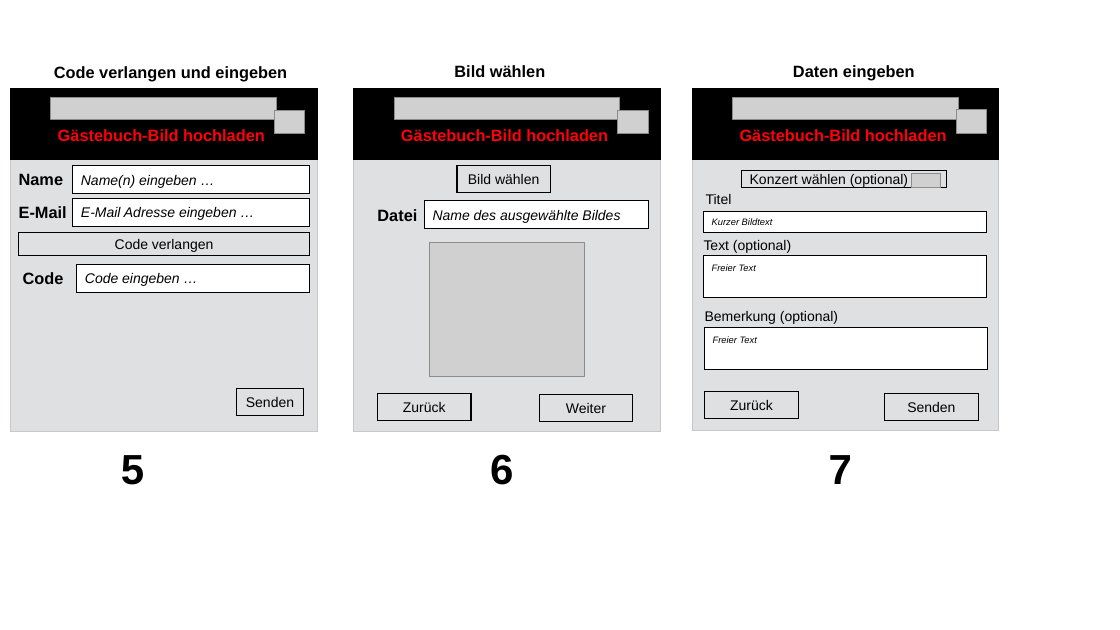
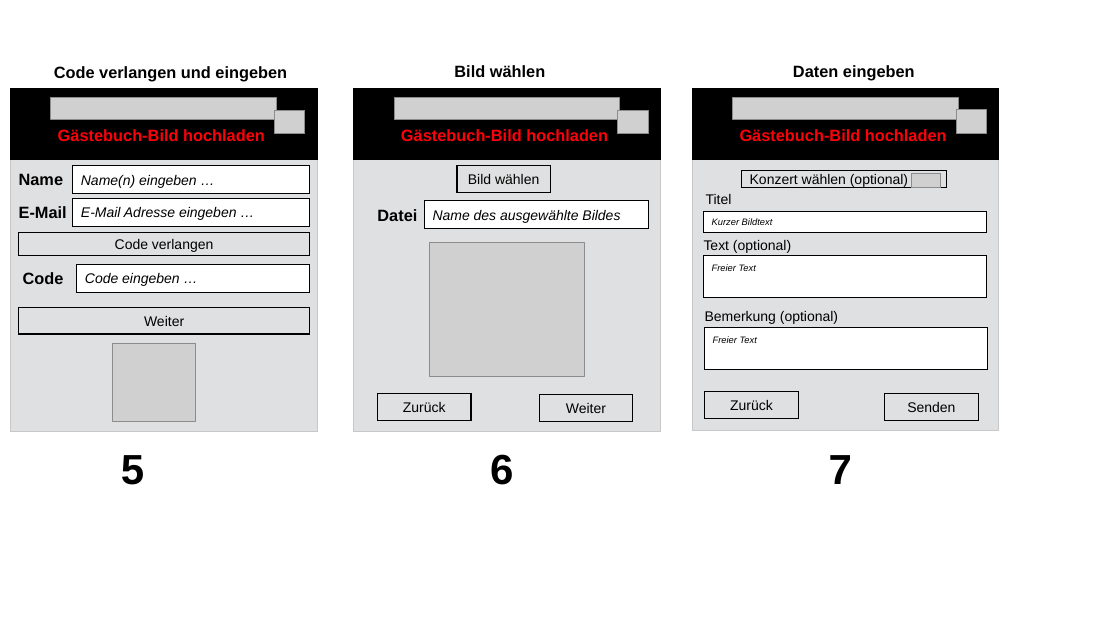
Before and after one commit to JazzLiveAarau/WwwGuestbook, a slide deck: slide 2 of Description/JazzGuestsUpload.pptx. Drawn at 1120x630 pixels with LibreOffice and Linux fonts; fonts in the diff are those of the drawing; grey boxes stand for pictures. Boxes give left, top, right and bottom in pixels: in the first picture for what was removed or moved away, otherwise in the second. Text is boxed around its words. In the diff, an @@ line names an element or a change of style, - is before the commit and + after.

```diff
--- a/Description/JazzGuestsUpload.pptx
+++ b/Description/JazzGuestsUpload.pptx
@@ rectangle added at [18, 308, 309, 334], outline #000000 1 pt, 12 pt, text #000000 @@
+Weiter
@@ picture added at [113, 343, 195, 422] @@
@@ rectangle removed at [236, 389, 303, 416] @@
-Senden
```
Also in this commit, not shown: 2 other slides changed, 5 other files.
